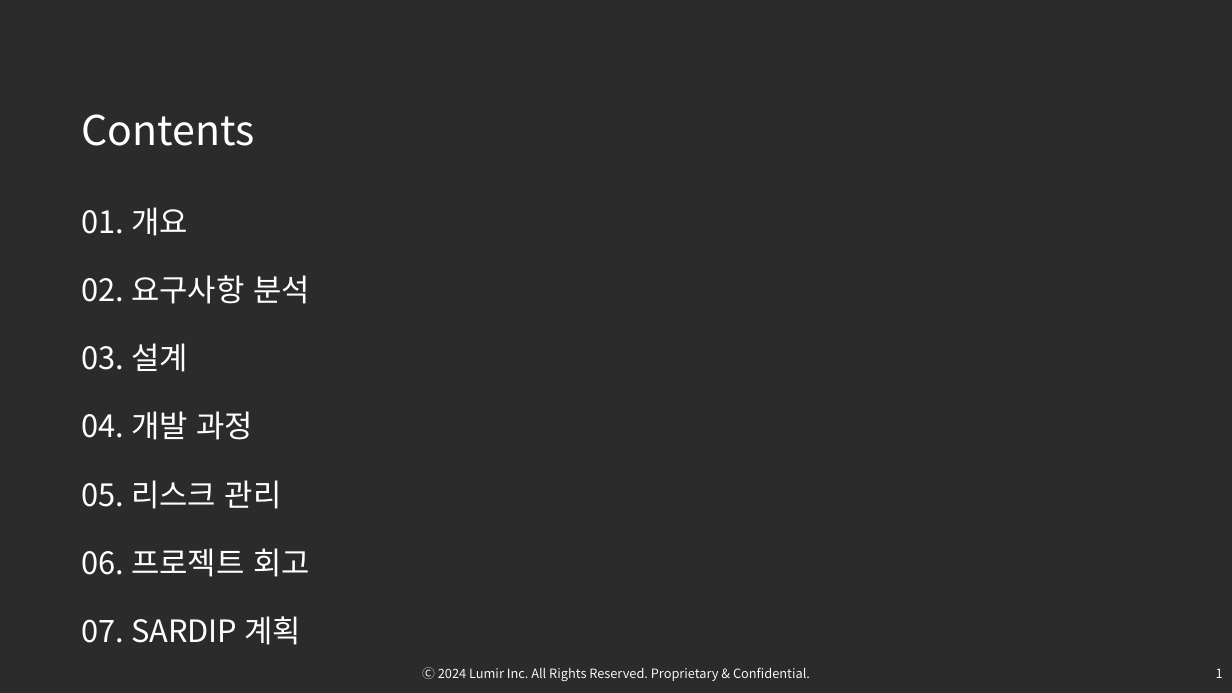
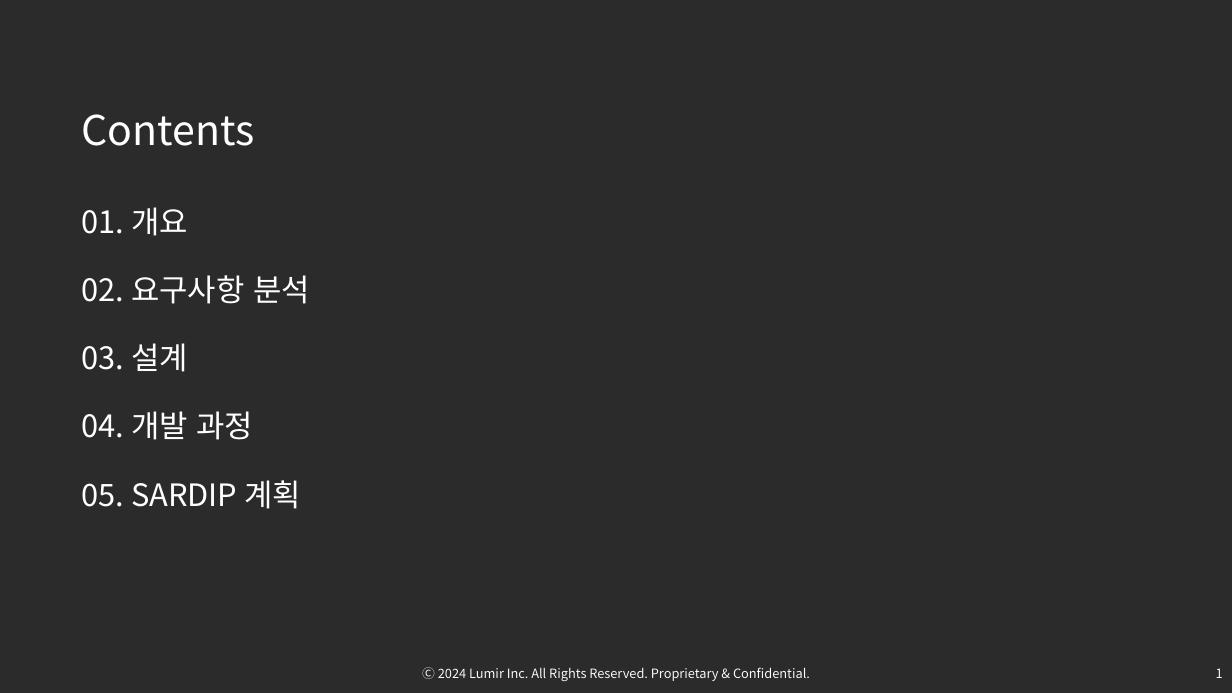
Before and after one commit to OsterRepository/OsterRepository, a slide deck: slide 2 of 기술 7부 김민수 성과 발표.pptx. Drawn at 1232x693 pixels with LibreOffice and Linux fonts; fonts in the diff are those of the drawing; background and template pictures are left out; a plain dark background stands for a picture behind light text. Boxes give left, top, right and bottom in pixels: in the first picture for what was removed or moved away, otherwise in the second. Text is boxed around its words. In the diff, an @@ line names an element or a change of style, - is before the commit and + after.

```diff
--- a/기술 7부 김민수 성과 발표.pptx
+++ b/기술 7부 김민수 성과 발표.pptx
@@ subtitle at bbox=[81, 480, 301, 509]: text changed @@
-05. 리스크 관리
-06. 프로젝트 회고
-07. SARDIP 계획
+05. SARDIP 계획
```
Also in this commit, not shown: 13 other slides changed, 2 slides added, 11 slides removed.
